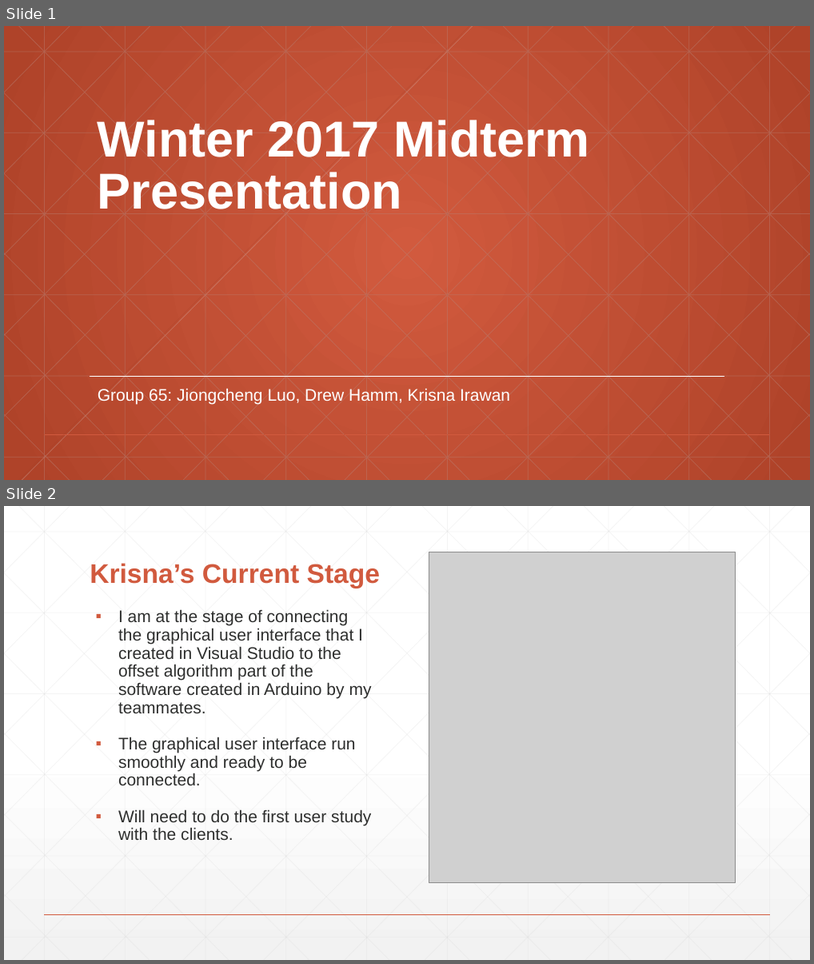
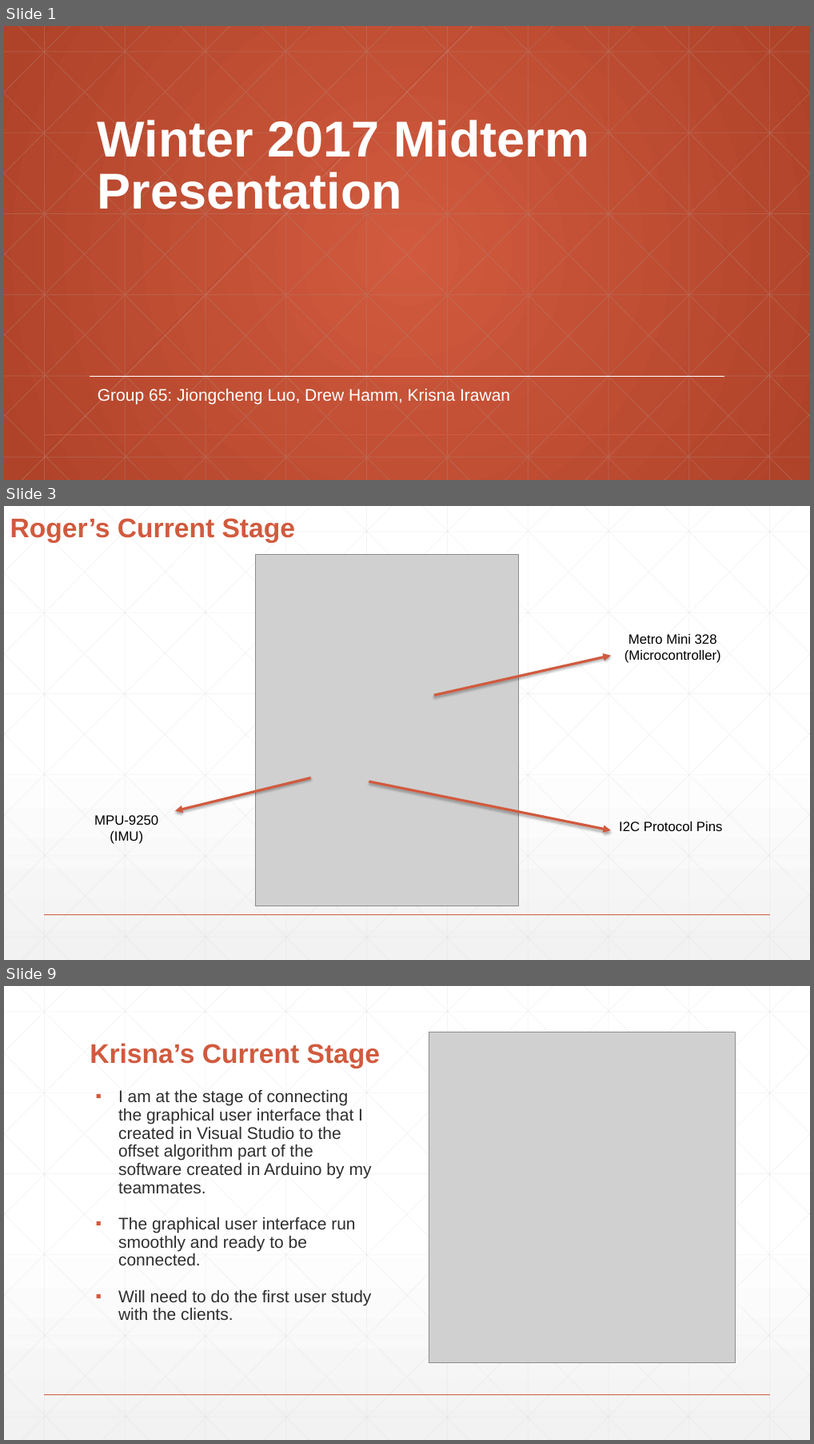
Before and after one commit to gijonc/CapstoneProject-OSU-65, a slide deck: winter-2017-Report/winter2017mid.pptx. Shown one above the other, each under a label of ours: slides 1 and 2 before the commit, slides 1, 3 and 9 after it; the slides between them are not shown. The pictures are 814x964 and 814x1444 pixels, drawn with LibreOffice and Linux fonts; fonts in the diff are those of the drawing; grey boxes stand for pictures. Boxes give left, top, right and bottom in pixels: in the first picture for what was removed or moved away, otherwise in the second. Text is boxed around its words. In the diff, an @@ line names an element or a change of style, - is before the commit and + after.

```diff
--- a/winter-2017-Report/winter2017mid.pptx
+++ b/winter-2017-Report/winter2017mid.pptx
@@ slide 3 added at (4, 506, 810, 960), background gradient #FFFFFF to #F2F2F2; not listed: 47 template elements that a slide beside it also shows @@
@@ title added at (10, 518, 295, 543), 32 pt, text #D15A3E, bold @@
+Roger’s Current Stage
@@ picture added at (255, 555, 518, 905) @@
@@ text added at (625, 634, 722, 663), 16 pt, text #000000 @@
+Metro Mini 328
+(Microcontroller)
@@ arrow added from (434, 696) to (611, 656), #D15A3E 3 pt @@
@@ arrow added from (311, 778) to (175, 811), #D15A3E 3 pt @@
@@ arrow added from (370, 781) to (611, 830), #D15A3E 3 pt @@
@@ text added at (94, 815, 158, 844), 16 pt, text #000000 @@
+MPU-9250
+(IMU)
@@ text added at (619, 821, 723, 831), 16 pt, text #000000 @@
+I2C Protocol Pins
@@ what was slide 2 is now slide 9 @@
```
Also in this commit, not shown: 6 other slides added, 9 other files.
